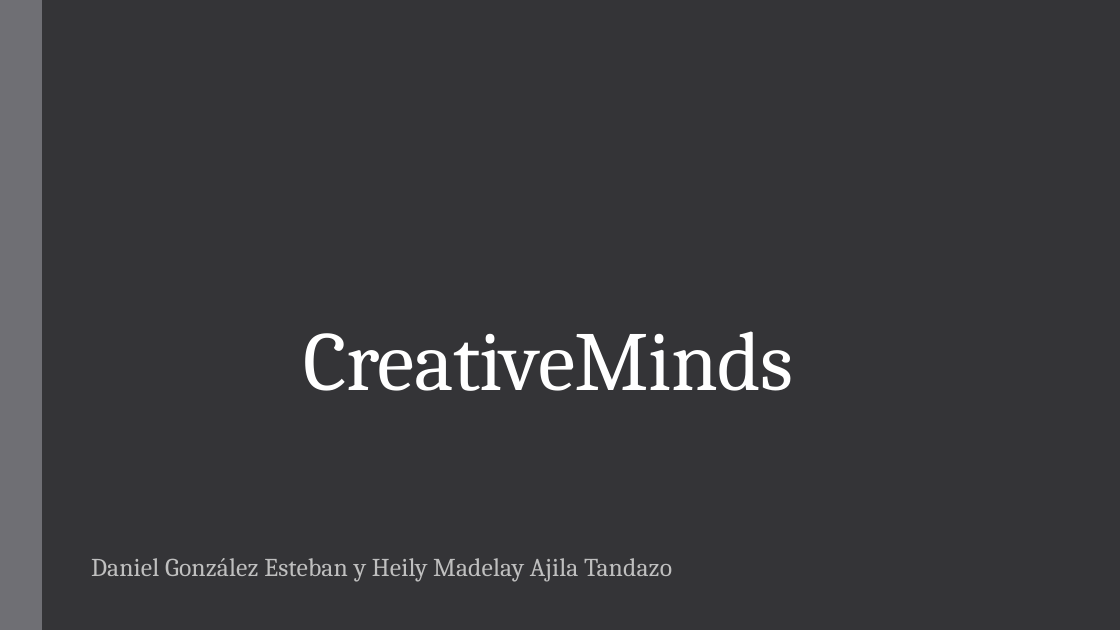
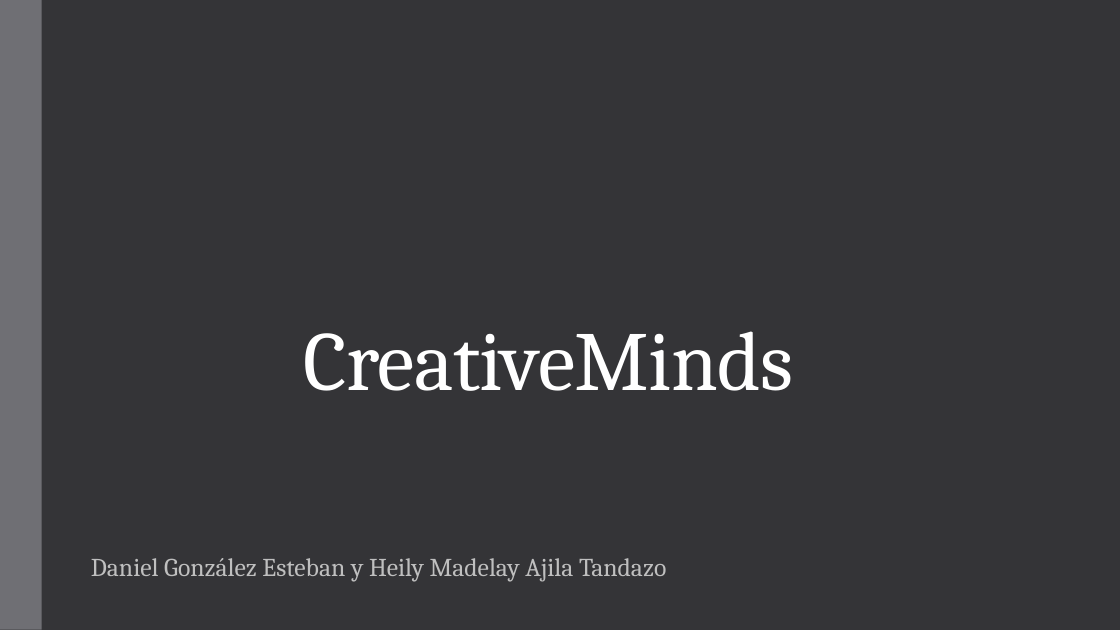
Before and after one commit to dagoes/CreativeMinds-AI, a slide deck: slide 1 of Documentation/PresentacionOdoo.pptx. Drawn at 1120x630 pixels with LibreOffice and Linux fonts; fonts in the diff are those of the drawing. Boxes give left, top, right and bottom in pixels: in the first picture for what was removed or moved away, otherwise in the second. Text is boxed around its words. In the diff, an @@ line names an element or a change of style, - is before the commit and + after.

```diff
--- a/Documentation/PresentacionOdoo.pptx
+++ b/Documentation/PresentacionOdoo.pptx
@@ background #353537 to #343437 @@
@@ text "Daniel González Esteban y Heily ..." at (91,558,666,581): letter spacing 0.1 to 0 pt @@
```
Also in this commit, not shown: 6 other slides changed, 13 slides added, 1 other file.
